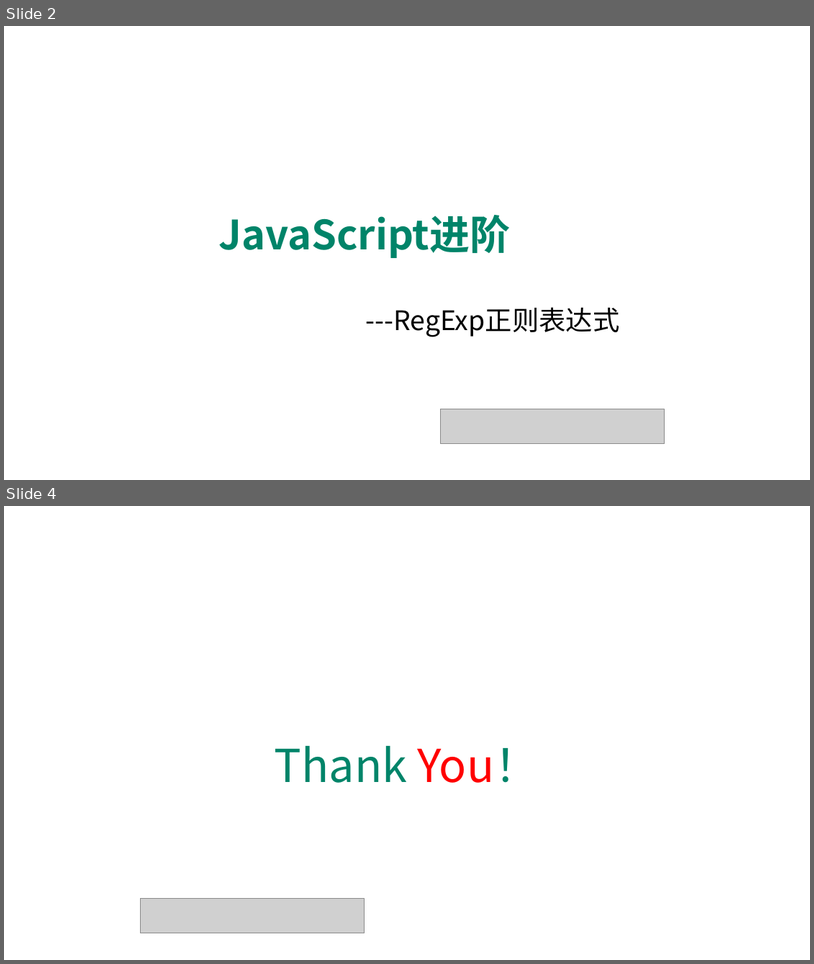
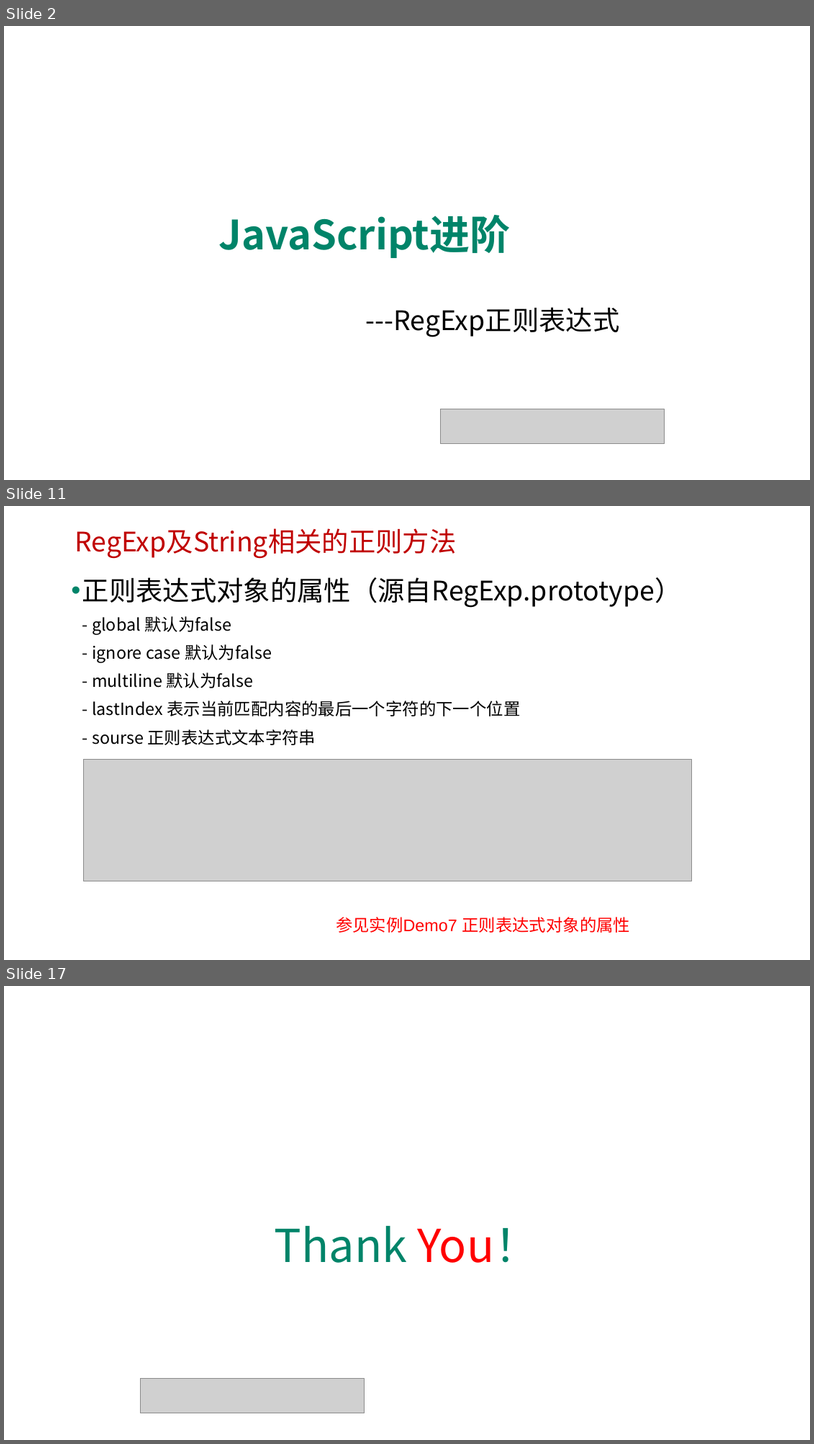
Before and after one commit to edu2act/course-javascript-advanced, a slide deck: 课程PPT/10.JavaScript标准内置对象-构造器（RegExp、Error）.pptx. Shown one above the other, each under a label of ours: slides 2 and 4 before the commit, slides 2, 11 and 17 after it; the slides between them are not shown. The pictures are 814x964 and 814x1444 pixels, drawn with LibreOffice and Linux fonts; fonts in the diff are those of the drawing; grey boxes stand for pictures; background and template pictures are left out. Boxes give left, top, right and bottom in pixels: in the first picture for what was removed or moved away, otherwise in the second. Text is boxed around its words. In the diff, an @@ line names an element or a change of style, - is before the commit and + after.

```diff
--- a/课程PPT/10.JavaScript标准内置对象-构造器（RegExp、Error）.pptx
+++ b/课程PPT/10.JavaScript标准内置对象-构造器（RegExp、Error）.pptx
@@ slide 11 added at box(4, 506, 810, 960), background picture (left out) @@
@@ text added at box(75, 528, 456, 559), 32 pt, text #C00000 @@
+RegExp及String相关的正则方法
@@ text added at box(82, 577, 682, 745), 20 pt, text #000000 @@
+• 正则表达式对象的属性（源自RegExp.prototype）
+  - global 默认为false
+  - ignore case 默认为false
+  - multiline 默认为false
+  - lastIndex 表示当前匹配内容的最后一个字符的下一个位置
+  - sourse 正则表达式文本字符串
@@ picture added at box(83, 759, 692, 881) @@
@@ text added at box(336, 916, 630, 932), 20 pt, text #FF0000 @@
+参见实例Demo7 正则表达式对象的属性
@@ what was slide 4 is now slide 17 @@
```
Also in this commit, not shown: 2 slides changed, 12 other slides added, 12 slides removed, 15 other files.
